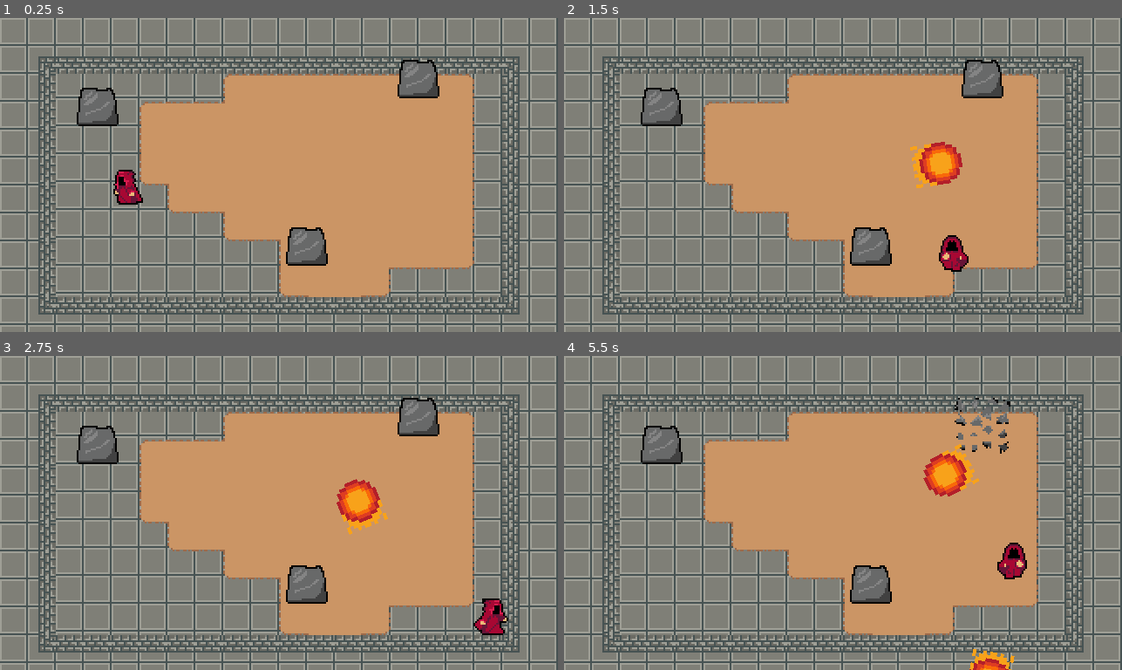
Above: before the commit, frames 1-4 (two rows, left to right).
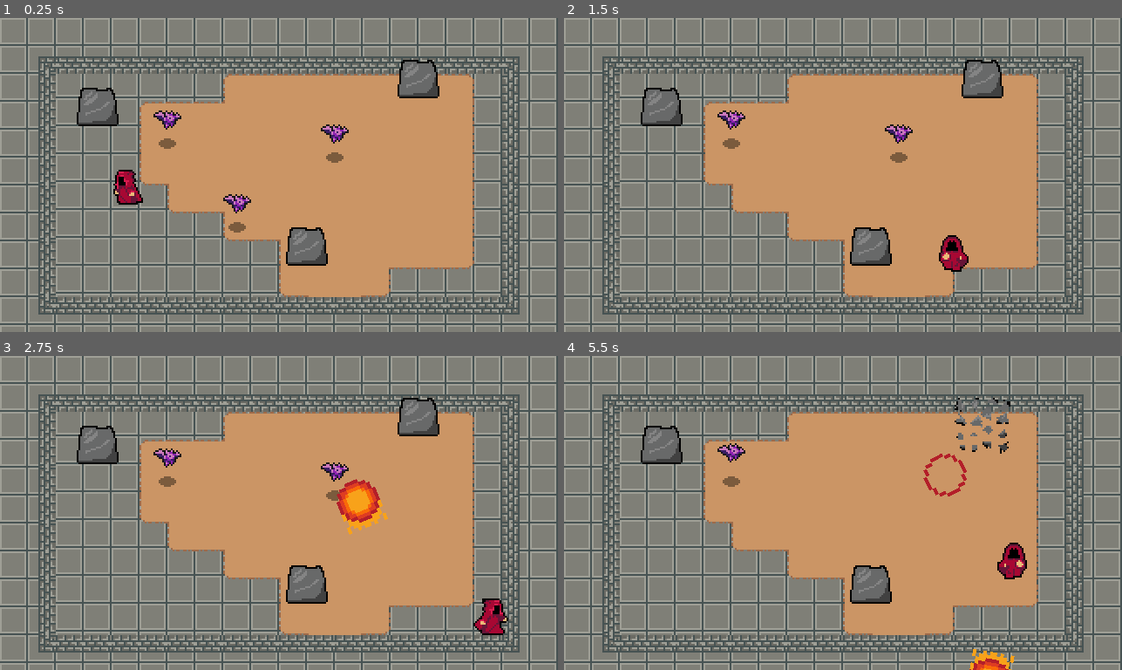
Above: after the commit, the same moments.

Repository: JosephLund/WizardRPG
Game: Godot game, scene res://World.tscn
Same seed, same stepped clock (60 frames per second), same inputs: the game is played once before the commit and once after it.
Inputs (mouse positions are in pixels of both pictures, inside the frame that each line leads up to):
- Up to frame 1 (0.25 s): no input
- Up to frame 2 (1.5 s): move the mouse to (965, 159) at 0.52 s; hold Right (ui_right) 0.53-1.28 s; hold Ctrl (ui_spell_modifier_1) 0.53-1.28 s; click (965, 159) at 0.6 s; move the mouse to (731, 190) at 1.27 s; hold Down (ui_down) from 1.28 s (still down); tap Ctrl (ui_spell_modifier_1) at 1.35 s
- Up to frame 3 (2.75 s): click (167, 528) at 1.55 s; move the mouse to (334, 443) at 2.02 s; release Down (ui_down) at 2.03 s; hold Right (ui_right) from 2.03 s (still down); hold Ctrl (ui_spell_modifier_1) from 2.03 s (still down); click (334, 443) at 2.1 s
- Up to frame 4 (5.5 s): move the mouse to (815, 575) at 2.77 s; release Right (ui_right) at 2.78 s; release Ctrl (ui_spell_modifier_1) at 2.78 s; hold Up (ui_up) 2.78-3.53 s; tap Ctrl (ui_spell_modifier_1) at 2.85, 4.35 s; click (815, 575) at 3.05 s; move the mouse to (1010, 560) at 3.52 s; hold Ctrl (ui_spell_modifier_1) 3.53-4.28 s; hold Left (ui_left) 3.53-5.03 s; click (1010, 560) at 3.6 s; move the mouse to (675, 465) at 4.27 s; click (675, 465) at 4.55 s; move the mouse to (870, 513) at 5.02 s; hold Down (ui_down) from 5.03 s (still down); hold Ctrl (ui_spell_modifier_1) from 5.03 s (still down); click (870, 513) at 5.1 s

The runs differ from the first frame. In frame 1, 0.7% of the frame differs, in the area x 27-63%, y 29-69%; in frame 2, 1.5%, in the area x 27-72%, y 29-55%; in frame 3, 0.5%; in frame 4, 1.0%.

Commit message:
added bats

Diff:
--- /dev/null
+++ b/Enemies/Bat.gd
@@ -0,0 +1,14 @@
+extends KinematicBody2D
+
+var knockback = Vector2.ZERO
+
+func _physics_process(delta):
+	knockback = knockback.move_toward(Vector2.ZERO, 200 * delta)
+	knockback = move_and_slide(knockback)
+
+
+func _on_Hurtbox_area_entered(area):
+	if(area.knockback_vector):
+		knockback = area.knockback_vector * 120
+	else:
+		queue_free()
--- /dev/null
+++ b/Enemies/Bat.tscn
@@ -0,0 +1,75 @@
+[gd_scene load_steps=14 format=2]
+
+[ext_resource path="res://Shadows/SmallShadow.png" type="Texture" id=1]
+[ext_resource path="res://Enemies/Bat.png" type="Texture" id=2]
+[ext_resource path="res://Hitboxes and Hurtboxes/Hurtbox.gd" type="Script" id=3]
+[ext_resource path="res://Hitboxes and Hurtboxes/Hurtbox.tscn" type="PackedScene" id=4]
+[ext_resource path="res://Enemies/Bat.gd" type="Script" id=5]
+
+[sub_resource type="AtlasTexture" id=1]
+atlas = ExtResource( 2 )
+region = Rect2( 0, 0, 16, 24 )
+
+[sub_resource type="AtlasTexture" id=2]
+atlas = ExtResource( 2 )
+region = Rect2( 16, 0, 16, 24 )
+
+[sub_resource type="AtlasTexture" id=3]
+atlas = ExtResource( 2 )
+region = Rect2( 32, 0, 16, 24 )
+
+[sub_resource type="AtlasTexture" id=4]
+atlas = ExtResource( 2 )
+region = Rect2( 48, 0, 16, 24 )
+
+[sub_resource type="AtlasTexture" id=5]
+atlas = ExtResource( 2 )
+region = Rect2( 64, 0, 16, 24 )
+
+[sub_resource type="SpriteFrames" id=6]
+animations = [ {
+"frames": [  ],
+"loop": true,
+"name": "default",
+"speed": 5.0
+}, {
+"frames": [ SubResource( 1 ), SubResource( 2 ), SubResource( 3 ), SubResource( 4 ), SubResource( 5 ) ],
+"loop": true,
+"name": "New Anim",
+"speed": 12.0
+} ]
+
+[sub_resource type="CircleShape2D" id=7]
+radius = 4.07413
+
+[sub_resource type="CapsuleShape2D" id=8]
+radius = 5.85782
+height = 6.25027
+
+[node name="Bat" type="KinematicBody2D"]
+collision_layer = 32
+script = ExtResource( 5 )
+
+[node name="Sprite" type="AnimatedSprite" parent="."]
+frames = SubResource( 6 )
+animation = "New Anim"
+frame = 2
+playing = true
+offset = Vector2( 0, -12 )
+
+[node name="Sprite2" type="Sprite" parent="."]
+texture = ExtResource( 1 )
+
+[node name="CollisionShape2D" type="CollisionShape2D" parent="."]
+shape = SubResource( 7 )
+
+[node name="Hurtbox" parent="." instance=ExtResource( 4 )]
+collision_layer = 2147483656
+script = ExtResource( 3 )
+
+[node name="CollisionShape2D" parent="Hurtbox" index="0"]
+position = Vector2( 0.10511, -14.4515 )
+shape = SubResource( 8 )
+[connection signal="area_entered" from="Hurtbox" to="." method="_on_Hurtbox_area_entered"]
+
+[editable path="Hurtbox"]
--- a/World/Fireball.gd
+++ b/Fireball.gd
@@ -8,16 +8,6 @@
 	self.set_gravity_scale(0)
 	collisionShape.disabled = true;
 	animatedSprite.visible = false;
-	pass # Replace with function body.
-
-
-# Called every frame. 'delta' is the elapsed time since the previous frame.
-#func _process(delta):
-#	if Input.is_action_just_pressed("ui_fire"):
-#		play_fireball_effect()
-
-
-
 
 func play_fireball_effect():
 	animatedSprite.visible = true
--- /dev/null
+++ b/Hitboxes and Hurtboxes/Hurtbox.gd
@@ -0,0 +1 @@
+extends Area2D
--- a/Player/Player.gd
+++ b/Player/Player.gd
@@ -21,9 +21,13 @@
 onready var animationPlayer = $AnimationPlayer
 onready var animationTree = $AnimationTree
 onready var animationState = animationTree.get("parameters/playback")
+onready var swordHitbox = $HitboxPivot/SwordHitbox
+
+
 # called when node and children are ready, chilren _readys run first
 func _ready():
 	animationTree.active = true
+	swordHitbox.knockback_vector = roll_vector
 
 # called every tick
 func _process(delta):
@@ -35,6 +39,7 @@
 	input_vector = input_vector.normalized()
 
 	if input_vector != Vector2.ZERO:
+		swordHitbox.knockback_vector = input_vector
 		# Sets the idle blendspace 2d to match the velocity
 		# makes sure the player will be in the correct idle position when they stop moving
 		animationTree.set("parameters/Idle/blend_position", input_vector)
@@ -87,7 +92,7 @@
 	pass
 
 func shoot_fireball():
-	var FireballScene = load("res://World/Fireball.tscn")
+	var FireballScene = load("res://Spells/Fireball.tscn")
 	var fireball = FireballScene.instance()
 	var fireball_rotation = self.get_angle_to(get_global_mouse_position())
 
--- a/Player/Player.tscn
+++ b/Player/Player.tscn
@@ -1,8 +1,9 @@
-[gd_scene load_steps=50 format=2]
+[gd_scene load_steps=51 format=2]
 
 [ext_resource path="res://Player/Player.png" type="Texture" id=1]
 [ext_resource path="res://Player/Player.gd" type="Script" id=2]
 [ext_resource path="res://Hitboxes and Hurtboxes/HitBox.tscn" type="PackedScene" id=3]
+[ext_resource path="res://Player/SwordHitBox.gd" type="Script" id=4]
 
 [sub_resource type="CapsuleShape2D" id=1]
 radius = 3.20293
@@ -609,7 +610,7 @@
 position = Vector2( 0, -8 )
 texture = ExtResource( 1 )
 hframes = 60
-frame = 49
+frame = 18
 
 [node name="CollisionShape2D" type="CollisionShape2D" parent="."]
 visible = false
@@ -651,6 +652,7 @@
 [node name="SwordHitbox" parent="HitboxPivot" instance=ExtResource( 3 )]
 position = Vector2( 15, 4 )
 collision_mask = 8
+script = ExtResource( 4 )
 
 [node name="CollisionShape2D" parent="HitboxPivot/SwordHitbox" index="0"]
 position = Vector2( 0.420448, -4.73004 )
--- /dev/null
+++ b/Player/SwordHitBox.gd
@@ -0,0 +1,4 @@
+extends Area2D
+
+
+var knockback_vector = Vector2.ZERO
--- /dev/null
+++ b/Spells/Fireball.gd
@@ -0,0 +1,34 @@
+extends RigidBody2D
+
+onready var sprite = $Sprite
+onready var animatedSprite = $AnimatedSprite
+onready var collisionShape = $CollisionShape2D
+
+
+func _ready():
+	self.set_gravity_scale(0)
+	collisionShape.disabled = true;
+	animatedSprite.visible = false;
+
+
+# Called every frame. 'delta' is the elapsed time since the previous frame.
+#func _process(delta):
+#	if Input.is_action_just_pressed("ui_fire"):
+#		play_fireball_effect()
+
+
+
+
+func play_fireball_effect():
+	animatedSprite.visible = true
+	sprite.visible = false
+	animatedSprite.frame = 0
+	animatedSprite.play("Animate")
+
+
+func _on_AnimatedSprite_animation_finished():
+	queue_free()
+
+
+func _on_FireballHitBox_area_entered(area):
+	play_fireball_effect()
--- a/World/Fireball.tscn
+++ b/Spells/Fireball.tscn
@@ -1,16 +1,17 @@
-[gd_scene load_steps=10 format=2]
+[gd_scene load_steps=11 format=2]
 
-[ext_resource path="res://World/Fireball.png" type="Texture" id=1]
-[ext_resource path="res://World/Fireball.gd" type="Script" id=2]
-[ext_resource path="res://Effects/FireballEffect.png" type="Texture" id=3]
+[ext_resource path="res://Spells/Fireball.png" type="Texture" id=1]
+[ext_resource path="res://Effects/FireballEffect.png" type="Texture" id=2]
+[ext_resource path="res://Spells/Fireball.gd" type="Script" id=3]
 [ext_resource path="res://Hitboxes and Hurtboxes/HitBox.tscn" type="PackedScene" id=4]
+[ext_resource path="res://Spells/FireballHitBox.gd" type="Script" id=5]
 
 [sub_resource type="AtlasTexture" id=1]
-atlas = ExtResource( 3 )
+atlas = ExtResource( 2 )
 region = Rect2( 32, 0, 32, 32 )
 
 [sub_resource type="AtlasTexture" id=2]
-atlas = ExtResource( 3 )
+atlas = ExtResource( 2 )
 region = Rect2( 96, 0, 32, 32 )
 
 [sub_resource type="SpriteFrames" id=3]
@@ -29,7 +30,7 @@
 
 [node name="Fireball" type="RigidBody2D"]
 collision_layer = 0
-script = ExtResource( 2 )
+script = ExtResource( 3 )
 
 [node name="Sprite" type="Sprite" parent="."]
 position = Vector2( 0.841846, -11.9262 )
@@ -46,6 +47,7 @@
 
 [node name="FireballHitBox" parent="." instance=ExtResource( 4 )]
 collision_mask = 8
+script = ExtResource( 5 )
 
 [node name="CollisionShape2D" parent="FireballHitBox" index="0"]
 position = Vector2( 12.768, 0.140307 )
@@ -55,5 +57,6 @@
 position = Vector2( 12.6277, 0.280616 )
 shape = SubResource( 5 )
 [connection signal="animation_finished" from="AnimatedSprite" to="." method="_on_AnimatedSprite_animation_finished"]
+[connection signal="area_entered" from="FireballHitBox" to="." method="_on_FireballHitBox_area_entered"]
 
 [editable path="FireballHitBox"]
--- /dev/null
+++ b/Spells/FireballHitBox.gd
@@ -0,0 +1,4 @@
+extends Area2D
+
+
+var knockback_vector = Vector2.ZERO
--- a/World.tscn
+++ b/World.tscn
@@ -6,6 +6,7 @@
 [ext_resource path="res://World/DirtTileset.png" type="Texture" id=4]
 [ext_resource path="res://World/CliffTileset.png" type="Texture" id=5]
 [ext_resource path="res://World/dungeonTileSet.png" type="Texture" id=6]
+[ext_resource path="res://Enemies/Bat.tscn" type="PackedScene" id=7]
 
 [sub_resource type="TileSet" id=1]
 0/name = "DirtTileset.png 0"
@@ -990,3 +991,12 @@
 
 [node name="Rock3" parent="YSort/Rocks" instance=ExtResource( 2 )]
 position = Vector2( 240, 40 )
+
+[node name="Bat" parent="." instance=ExtResource( 7 )]
+position = Vector2( 192, 80 )
+
+[node name="Bat2" parent="." instance=ExtResource( 7 )]
+position = Vector2( 136, 120 )
+
+[node name="Bat3" parent="." instance=ExtResource( 7 )]
+position = Vector2( 96, 72 )
--- a/project.godot
+++ b/project.godot
@@ -109,6 +109,7 @@
 2d_physics/layer_3="PlayerHurtbox"
 2d_physics/layer_4="EnemyHurtbox"
 2d_physics/layer_5="Spell"
+2d_physics/layer_6="Enemy"
 
 [rendering]
 
Renamed: World/Fireball.png -> Spells/Fireball.png
Not shown, changed: Spells/Fireball.png.import
Not shown: 1 places in World.tscn that only renumber resources
